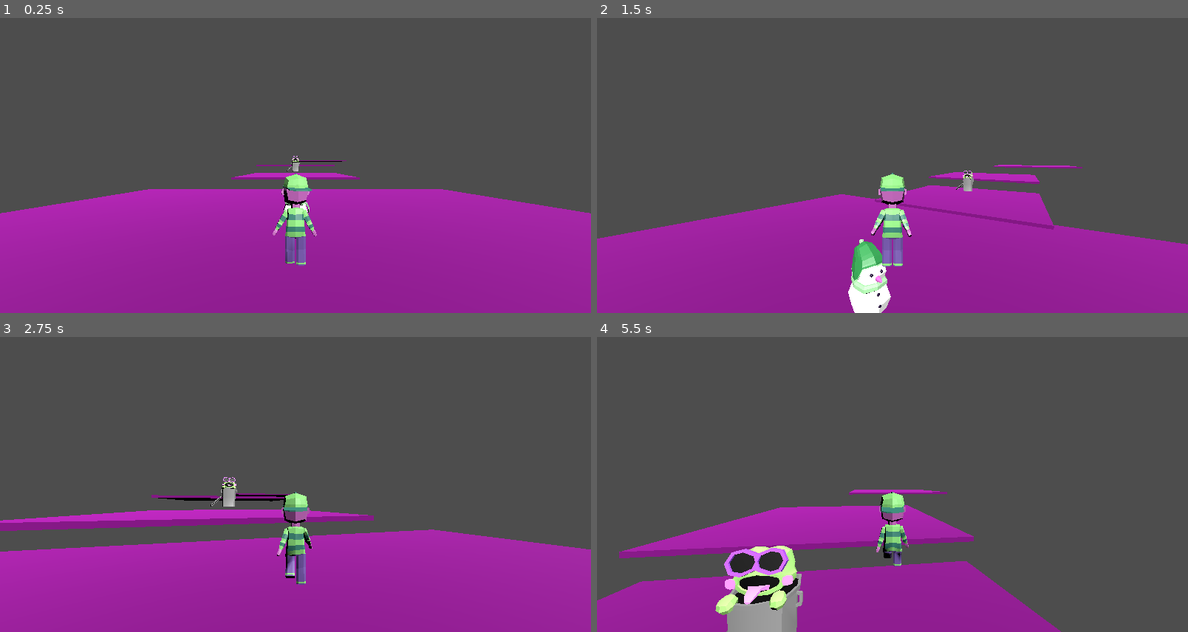
Above: before the commit, frames 1-4 (two rows, left to right).
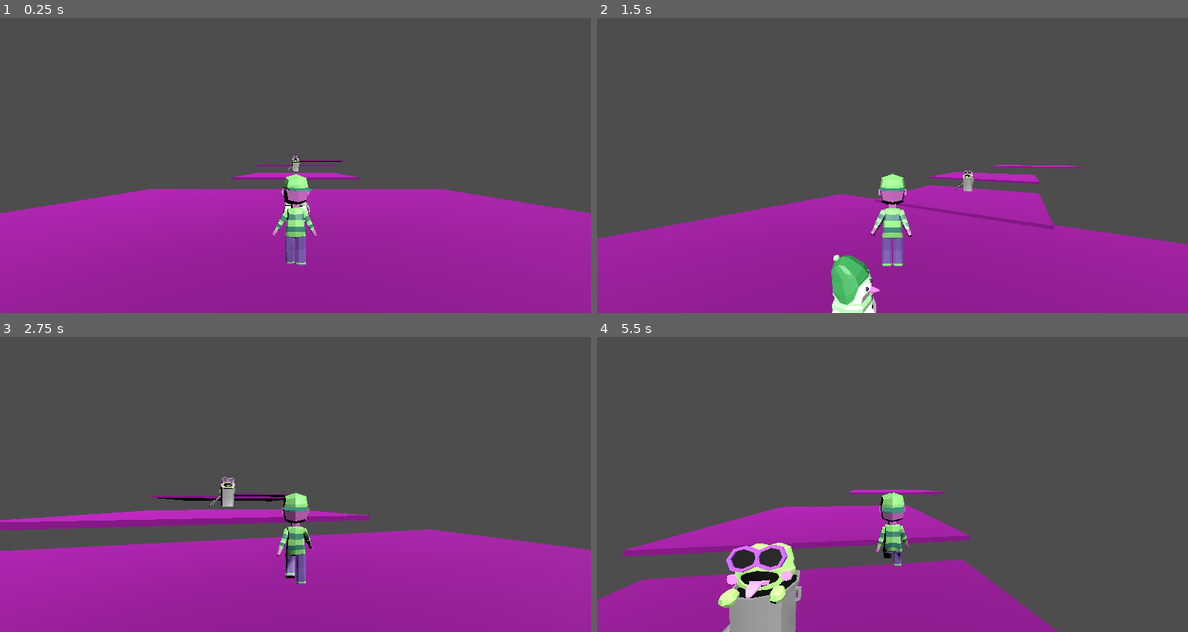
Above: after the commit, the same moments.

Repository: b4k4kozmo/KatsuBoy3D
Game: Godot game, scene res://Main.tscn
The game is run twice, just before and just after one commit, with the same random seed, the same clock (stepped at 60 frames per second) and the same inputs.
Inputs (mouse positions are in pixels of both pictures, inside the frame that each line leads up to):
- Up to frame 1 (0.25 s): no input
- Up to frame 2 (1.5 s): tap Enter (attack) at 0.5, 0.6 s; move the mouse to (922, 165) at 0.52 s; hold W (move_forward) from 0.53 s (still down); tap Space (jump) at 0.77 s; move the mouse to (862, 165) at 1.27 s; tap E (interact) at 1.35 s
- Up to frame 3 (2.75 s): keep holding W (move_forward); tap Space (jump) at 1.52 s; move the mouse to (307, 478) at 2.02 s; hold Shift (run) from 2.03 s (still down)
- Up to frame 4 (5.5 s): keep holding W (move_forward); move the mouse to (886, 490) at 2.77 s; release Shift (run) at 2.78 s; tap = (zoom_in) at 2.85 s; tap Space (jump) at 3.02, 3.77, 4.52 s; move the mouse to (933, 487) at 3.52 s; hold - (zoom_out) 3.53-4.28 s; move the mouse to (845, 481) at 4.27 s; tap Enter (attack) at 4.35 s; move the mouse to (898, 484) at 5.02 s; tap E (interact) at 5.1 s

The runs differ from the first frame. In frame 1, less than 0.1% of the frame differs, in the area x 14-86%, y 48-84%; in frame 2, 1.8%; in frame 3, 0.4%; in frame 4, 2.6%, in the area x 0-79%, y 51-100%.

Commit message:
fixed bugs added feature
fixed duplicated collison shape bug, now enemy can enter players "mob detector" without any problems

knock back against the player added

created a function for knock back and taking damage instead of keeping it inside enter body function

Diff:
--- a/Player/Kamibokken3D.gd
+++ b/Player/Kamibokken3D.gd
@@ -2,4 +2,4 @@
 
 # dmg is the amount of damage dealt to the target
 var dmg = 2
-var knockBack = 50
+var knockBack = 300
--- a/Player/Player.gd
+++ b/Player/Player.gd
@@ -7,6 +7,7 @@
 @export var jump_impulse = 33
 @export var fall_acceleration = 50
 var mobKnockBack = 0
+var currentEnemy
 
 var playerPaused: bool = false
 var playerJumping: bool = false
@@ -84,6 +85,9 @@
 		# moving the character
 		velocity = target_velocity
 
+		if currentEnemy != null:
+			takeDamage(currentEnemy)
+			takeKnockBack(currentEnemy, mobKnockBack)
 
 		move_and_slide()
 
@@ -134,10 +138,21 @@
 
 func _on_mob_detector_body_entered(body):
 	print_debug(body)
-	health -= body.atk
 	print_debug(health)
 	mobKnockBack = body.knockBack
+	currentEnemy = body
+
 
 
 func _on_mob_detector_body_exited(_body):
-	pass
+	currentEnemy = null
+	mobKnockBack = 0
+
+func takeKnockBack(enemy, knockBack):
+	velocity.x = enemy.direction.x * knockBack
+	velocity.z = enemy.direction.z * knockBack
+
+
+func takeDamage(enemy):
+	health -= enemy.atk
+	print_debug(health)
--- a/Player/Player.tscn
+++ b/Player/Player.tscn
@@ -1,15 +1,19 @@
-[gd_scene load_steps=6 format=3 uid="uid://d2r0vwmkgn62w"]
+[gd_scene load_steps=7 format=3 uid="uid://d2r0vwmkgn62w"]
 
 [ext_resource type="Script" path="res://Player/Player.gd" id="1_alia7"]
 [ext_resource type="PackedScene" uid="uid://dwb0s1kdsy4yv" path="res://Player/KatsuAnimation.tscn" id="2_gqlfo"]
 [ext_resource type="Script" path="res://Player/CameraController.gd" id="3_m5t11"]
 
 [sub_resource type="CapsuleShape3D" id="CapsuleShape3D_8jbsg"]
-radius = 1.41071
+radius = 1.88518
 height = 8.95316
 
 [sub_resource type="CylinderShape3D" id="CylinderShape3D_0wbdt"]
 radius = 3.96428
+
+[sub_resource type="CylinderShape3D" id="CylinderShape3D_42ham"]
+height = 5.13352
+radius = 2.28533
 
 [node name="Player" type="CharacterBody3D"]
 collision_mask = 14
@@ -69,11 +73,12 @@
 shape = SubResource("CylinderShape3D_0wbdt")
 
 [node name="MobDetector" type="Area3D" parent="."]
+collision_layer = 0
 collision_mask = 4
 
 [node name="CollisionShape3D" type="CollisionShape3D" parent="MobDetector"]
-transform = Transform3D(1, 0, 0, 0, 1, 0, 0, 0, 1, 0, 4.41297, 0)
-shape = SubResource("CapsuleShape3D_8jbsg")
+transform = Transform3D(1, 0, 0, 0, 1, 0, 0, 0, 1, 0, 4.45705, 0)
+shape = SubResource("CylinderShape3D_42ham")
 
 [connection signal="body_entered" from="NpcDetector" to="." method="_on_npc_detector_body_entered"]
 [connection signal="body_exited" from="NpcDetector" to="." method="_on_npc_detector_body_exited"]
--- a/Snome.gd
+++ b/Snome.gd
@@ -8,9 +8,9 @@
 var direction
 var fall_acceleration = 50
 var atk = 1
-var knockBack = 50
+var knockBack = 300
 @onready var mesh = $Pivot
-@export var speed = 2
+@export var speed = 5
 
 func _physics_process(delta):
 	direction = Vector2.ZERO
